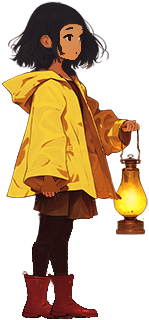
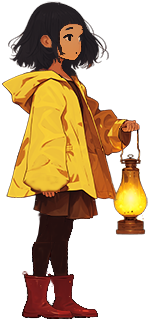
Two versions of the same layered image (149x320). Layer-by-layer changes:
painted on "Lantern" over [109, 117, 124, 202]
painted on "Coat_Hem" over [24, 165, 68, 192]
painted on "Dress" over [50, 216, 68, 222]
painted on "Leg_Upper_R" over [55, 221, 66, 241]
moved "Boot_R" above "Leg_Lower_L" over [50, 274, 76, 319]
painted on "Leg_Upper_L" over [41, 216, 64, 242]
